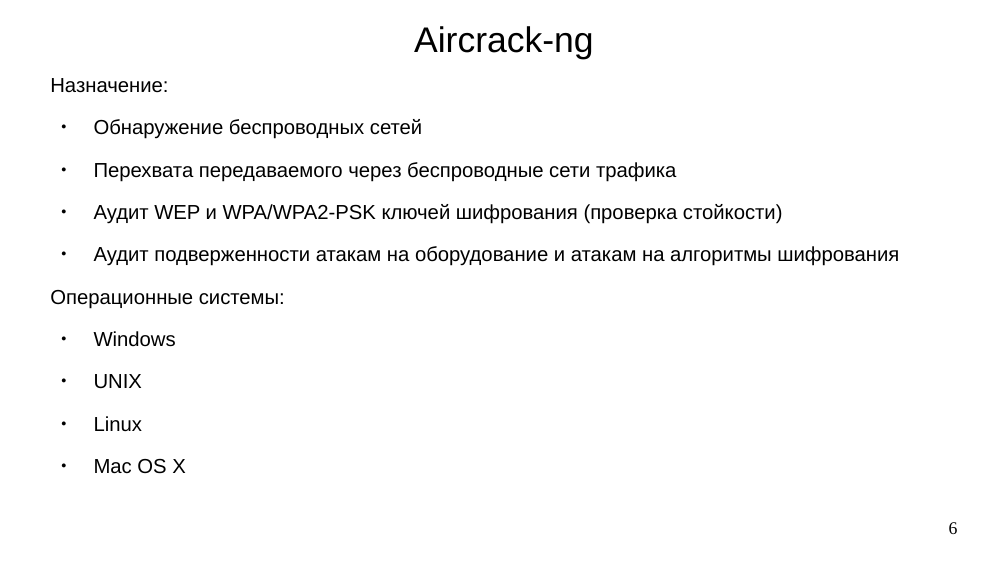
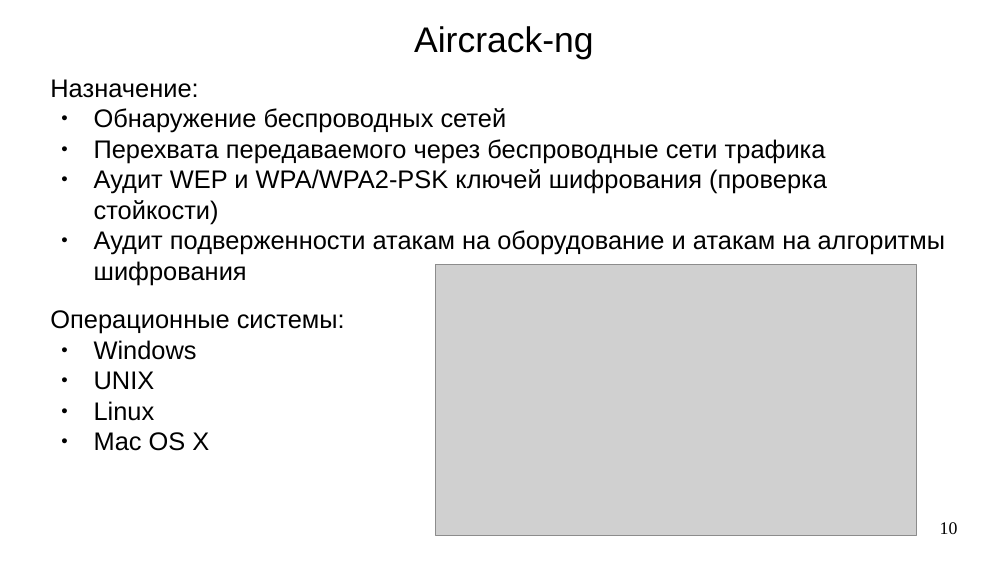
Before and after one commit to steelcraft/stud-lab, a slide deck: slide 10 of Лекции/CBNET01#L5.odp (slide 6 before the commit). Drawn at 1008x567 pixels with LibreOffice and Linux fonts; fonts in the diff are those of the drawing; grey boxes stand for pictures. Boxes give left, top, right and bottom in pixels: in the first picture for what was removed or moved away, otherwise in the second. Text is boxed around its words. In the diff, an @@ line names an element or a change of style, - is before the commit and + after.

```diff
--- a/Лекции/CBNET01#L5.odp
+++ b/Лекции/CBNET01#L5.odp
@@ text "Назначение:" at box(50, 79, 946, 451): size 16 to 20 pt; less space between paragraphs @@
@@ picture added at box(435, 265, 917, 536) @@
@@ page number at box(940, 522, 958, 534): text changed @@
-6
+10
```
Also in this commit, not shown: 2 other slides changed, 5 slides added, 1 slide removed.
